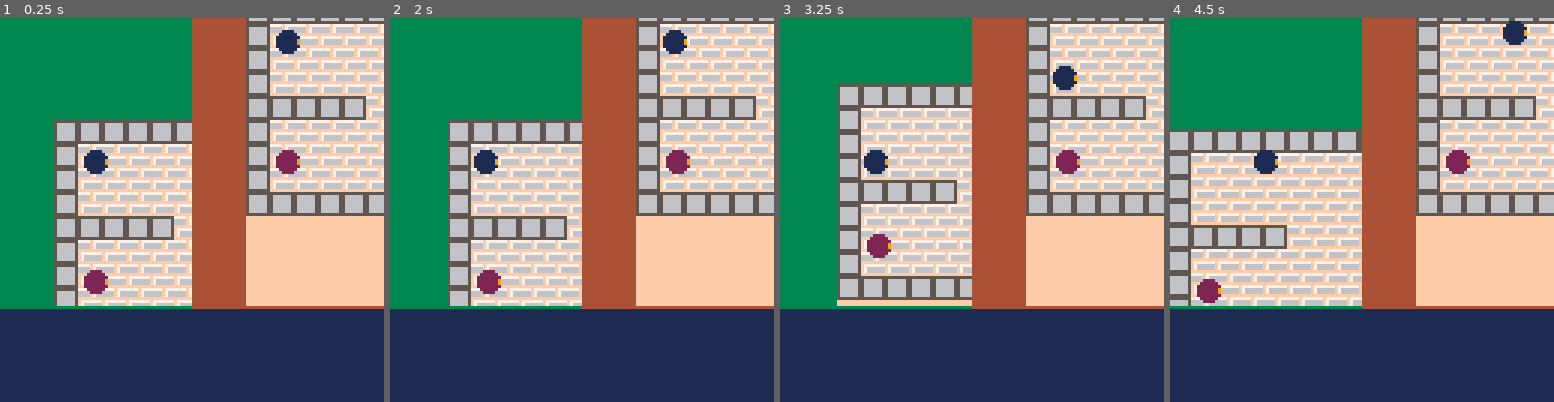
Above: before the commit, frames 1-4 (left to right).
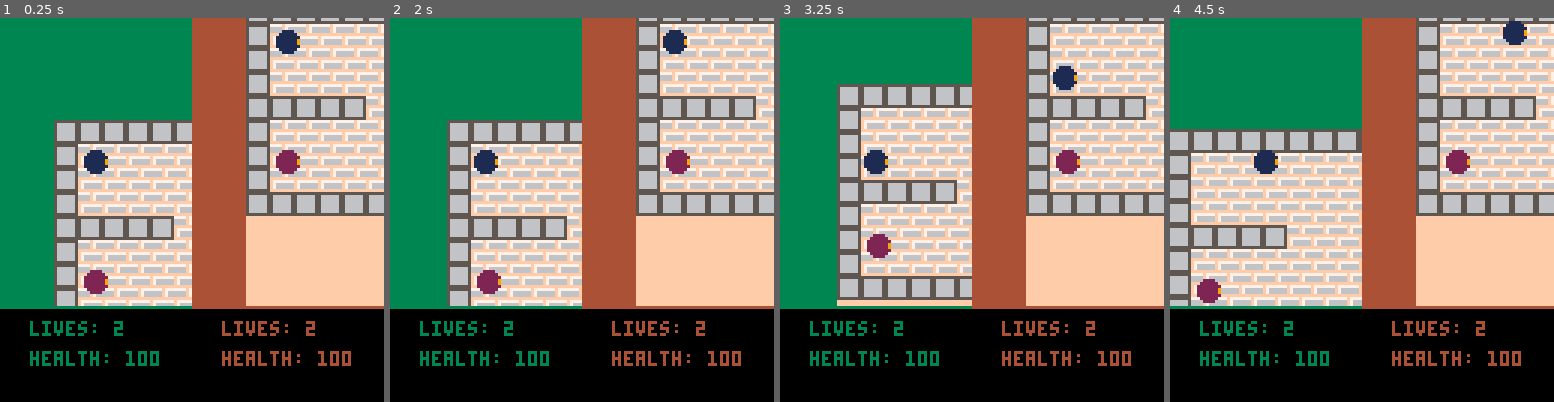
Above: after the commit, the same moments.

Repository: rik-cross/pico-8-battle
Game: PICO-8 cartridge battle.p8
Same seed, same stepped clock (60 frames per second), same inputs: the game is played once before the commit and once after it.
Inputs:
- Up to frame 1 (0.25 s): no input
- Up to frame 2 (2 s): tap O (Z key) at 0.33, 0.7, 1.43 s; tap X (X key) at 1.07 s; hold Left from 1.97 s (still down)
- Up to frame 3 (3.25 s): tap X (X key) every 0.33 s from 2.07 to 3.07 s; tap O (Z key) at 2.22, 3.1 s; release Left at 2.37 s; hold Down 2.42-2.82 s; hold Right from 2.87 s (still down)
- Up to frame 4 (4.5 s): tap X (X key) every 0.33 s from 3.4 to 4.4 s; release Right at 3.53 s; hold Up 3.58-4.08 s; tap O (Z key) at 3.98 s; hold Right from 4.13 s (still down)

The runs differ from the first frame. In frame 1, 24% of the frame differs, in the area x 0-100%, y 75-100%; in frame 2, 24%; in frame 3, 24%; in frame 4, 24%.

Commit message:
created objects for more components, and added entity-level update() method

Diff:
--- a/battle.p8
+++ b/battle.p8
@@ -18,9 +18,24 @@
   ent.sprite   = props.sprite
   ent.controls = props.controls
   ent.cam      = props.cam
+  ent.battle   = props.battle
 
   ent.has = function(key)
     return ent[key] ~= nil
+  end
+
+  ent.update = function(w)
+
+    -- control system
+    if ent.has('controls') and ent.has('pos') and ent.has('int') then
+     ent.controls.update(ent)
+    end
+
+    -- physics system
+    if ent.has('pos') and ent.has('int') then
+     ent.pos.update(ent,w)
+    end
+
   end
 
   return ent
@@ -36,6 +51,31 @@
   obj.w  = props.w  or 8
   obj.h  = props.h  or 12
 
+  obj.update = function(e,w)
+    rectfill(e.cam.x * 8, e.cam.y * 8, e.cam.w * 8, e.cam.h * 8, e.cam.bg)
+
+    local map_x = e.cam.x + (e.cam.w*8)/2 - e.pos.x - 4
+    local map_y = e.cam.y + (e.cam.h*8)/2 - e.pos.y - 4
+
+    clip(e.cam.x,e.cam.y,e.cam.w*8,e.cam.h*8)
+
+    map(0,0,map_x,map_y)
+
+    for o in all(w) do
+     if o["pos"] and o["sprite"] then
+       spr(o.sprite,o.pos.x + map_x,o.pos.y + map_y)
+     end
+    end
+
+    clip()
+
+    if e.has('battle') then
+      print('lives: ' .. e.battle.lives,obj.x+10,(obj.y*8)+(obj.h*8)+5,obj.bg)
+      print('health: ' .. e.battle.health,obj.x+10,(obj.y*8)+(obj.h*8)+15,obj.bg)
+    end
+
+  end
+
   return obj
 end
 
@@ -71,6 +111,34 @@
   return obj
 end
 
+local function battle(props)
+  local obj   = {}
+  local props = props or {}
+
+  obj.health    = props.health or 100
+  obj.maxhealth = props.maxhealth or 100
+  obj.lives     = props.lives or 2
+
+  obj.update = function(e)
+  end
+
+  return obj
+end
+
+local function weapon(props)
+  local obj   = {}
+  local props = props or {}
+
+  obj.damage    = props.damage or 25
+  obj.rate      = props.rate or 10
+  obj.speed     = props.speed or 2
+
+  obj.update = function(e)
+  end
+
+  return obj
+end
+
 local function pos(props)
   local obj   = {}
   local props = props or {}
@@ -78,7 +146,7 @@
   obj.x = props.x or 10
   obj.y = props.y or 10
 
-  obj.update = function(e)
+  obj.update = function(e,w)
     local x_new = obj.x
     local y_new = obj.y
 
@@ -124,10 +192,8 @@
   sprite   = 1,
   controls = controls({ p = 0 }),
   cam      = camera(),
-  -- battle component
-  bat={lives=2,health=100,maxhealth=100},
-  -- weapon component
-  wea={damage=25,rate=10,speed=2},
+  battle   = battle(),
+  weapon   = weapon()
  }))
 
  -- p2 entity
@@ -137,55 +203,24 @@
   sprite   = 2,
   controls = controls({ p = 1 }),
   cam      = camera({ bg = 4 , x = 64 }),
-  -- battle component
-  bat={lives=2,health=100,maxhealth=100},
-  -- weapon component
-  wea={damage=25,rate=10,speed=2}
+  battle   = battle(),
+  weapon   = weapon()
  }))
 end
 
 function _update()
  for e in all(world) do
-  -- control system
-  if e.has('controls') and e.has('pos') then
-   e.controls.update(e)
-  end
-
-  -- physics system
-  if e.has('pos') then
-   e.pos.update(e)
-  end
+  e.update(world)
  end
 end
 
 function _draw()
  cls()
- rectfill(0, 0, 127, 127, 1)
-
- -- graphics system
- for z in all(world) do
-  if z.has('cam') then
-   rectfill(z.cam.x * 8, z.cam.y * 8, z.cam.w * 8, z.cam.h * 8, z.cam.bg)
-
-   local map_x = z.cam.x + (z.cam.w*8)/2 - z.pos.x - 4
-   local map_y = z.cam.y + (z.cam.h*8)/2 - z.pos.y - 4
-
-   clip(z.cam.x,z.cam.y,z.cam.w*8,z.cam.h*8)
-
-   map(0,0,map_x,map_y)
-
-   for e in all(world) do
-    if e["pos"] and e["sprite"] then
-     -- if e["pos"]["x"] <  then
-      spr(e.sprite,e.pos.x + map_x,e.pos.y + map_y)
-     -- end
-    end
-   end
-
-   clip()
+ for e in all(world) do
+  if e.has('cam') then
+   e.cam.update(e,world)
   end
  end
-
 end
 __gfx__
 00000000001111000022220000000000000000000000000000000000000000000000000000000000000000000000000000000000000000000000000000000000
